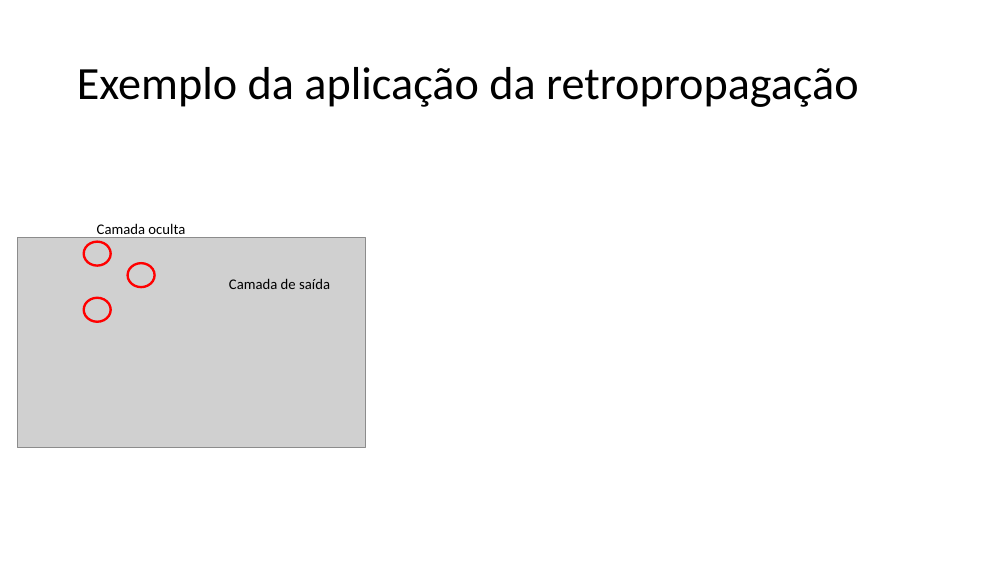
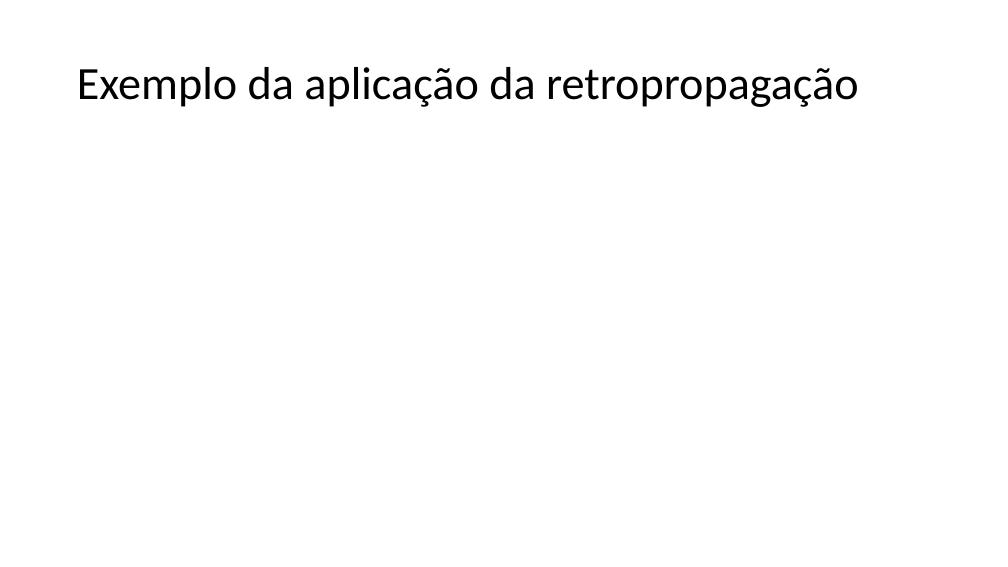
Before and after one commit to zz4fap/c24_inteligencia_artificial, a slide deck: slide 35 of slides/C24_MLP.pptx (slide 32 before the commit). Drawn at 1008x567 pixels with LibreOffice and Linux fonts; fonts in the diff are those of the drawing; grey boxes stand for pictures. Boxes give left, top, right and bottom in pixels: in the first picture for what was removed or moved away, otherwise in the second. Text is boxed around its words. In the diff, an @@ line names an element or a change of style, - is before the commit and + after.

```diff
--- a/slides/C24_MLP.pptx
+++ b/slides/C24_MLP.pptx
@@ group removed at <box>17,223,365,448</box>: 3 ellipses, 2 texts, 1 picture @@
-Camada oculta
-Camada de saída
```
Also in this commit, not shown: 2 other slides changed, 7 slides added.
